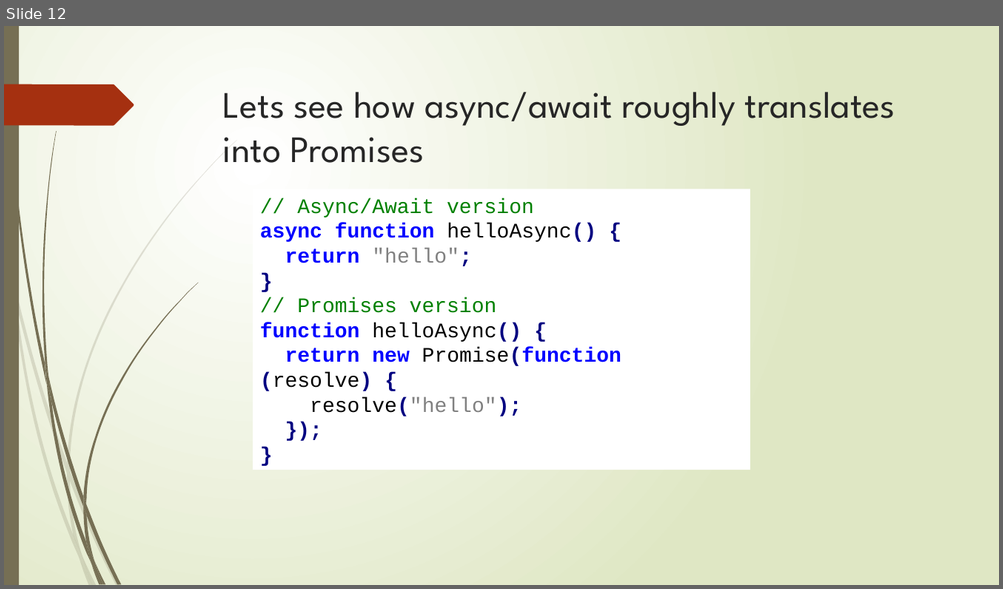
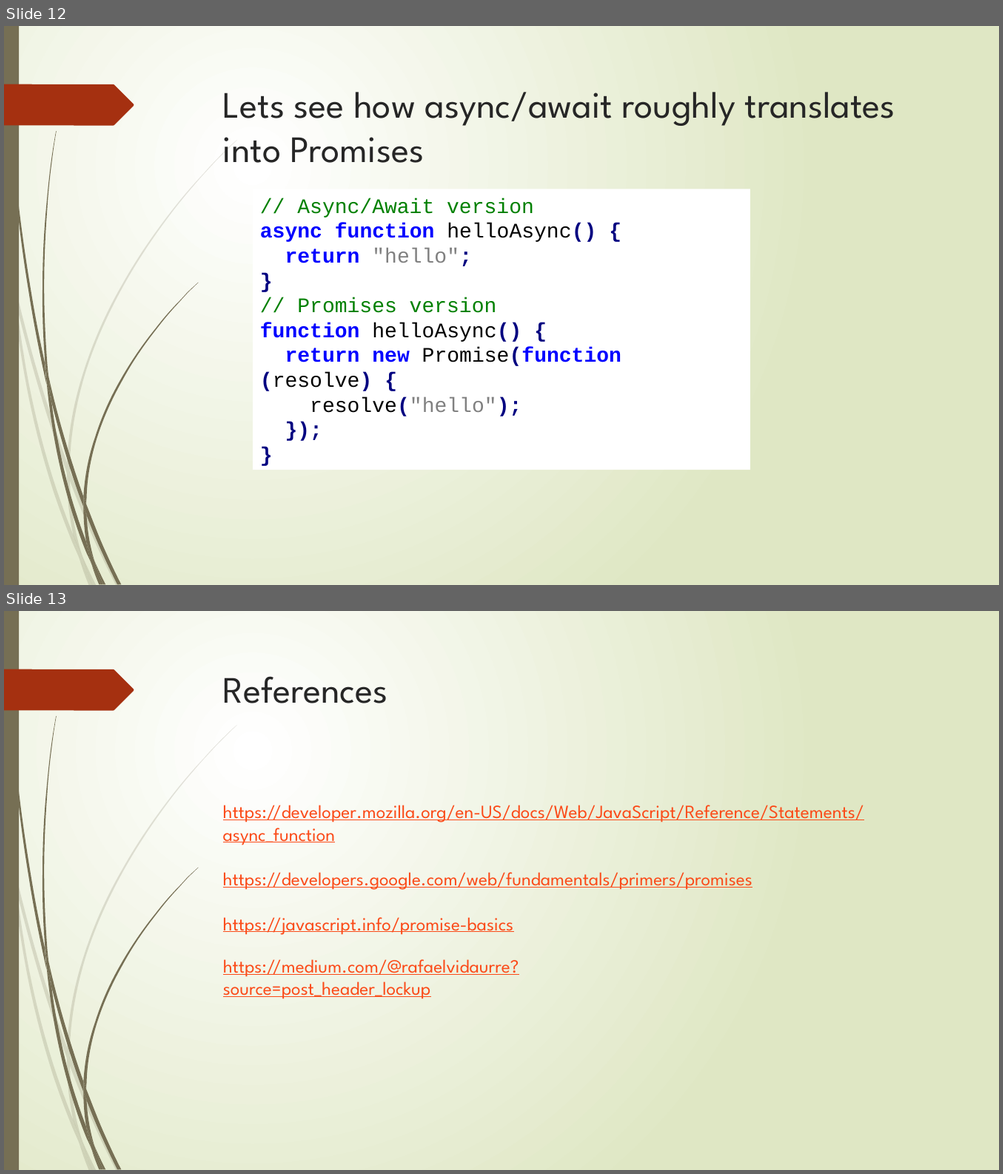
Before and after one commit to AnkitPrakash687/sphero_tutorial, a slide deck: SPHERO.pptx. Shown one above the other, each under a label of ours: slide 12 before the commit, slides 12 and 13 after it. The pictures are 1003x589 and 1003x1174 pixels, drawn with LibreOffice and Linux fonts; fonts in the diff are those of the drawing. Boxes give left, top, right and bottom in pixels: in the first picture for what was removed or moved away, otherwise in the second. Text is boxed around its words. In the diff, an @@ line names an element or a change of style, - is before the commit and + after.

Commit message:
added references in ppt

```diff
--- a/SPHERO.pptx
+++ b/SPHERO.pptx
@@ slide 13 added at (x1=4, y1=611, x2=999, y2=1170), background gradient #FFFFFF to #DFE8C4; not listed: 24 template elements that a slide beside it also shows @@
@@ title added at (x1=223, y1=676, x2=388, y2=703), 36 pt, text #262626 @@
+References
@@ text added at (x1=223, y1=805, x2=864, y2=935), 18 pt, text #FB4A18, underline @@
+https://developer.mozilla.org/en-US/docs/Web/JavaScript/Reference/Statements/async_function
+https://developers.google.com/web/fundamentals/primers/promises
+https://javascript.info/promise-basics
@@ text added at (x1=223, y1=960, x2=519, y2=999), 18 pt, text #FB4A18, underline @@
+https://medium.com/@rafaelvidaurre?source=post_header_lockup
```
